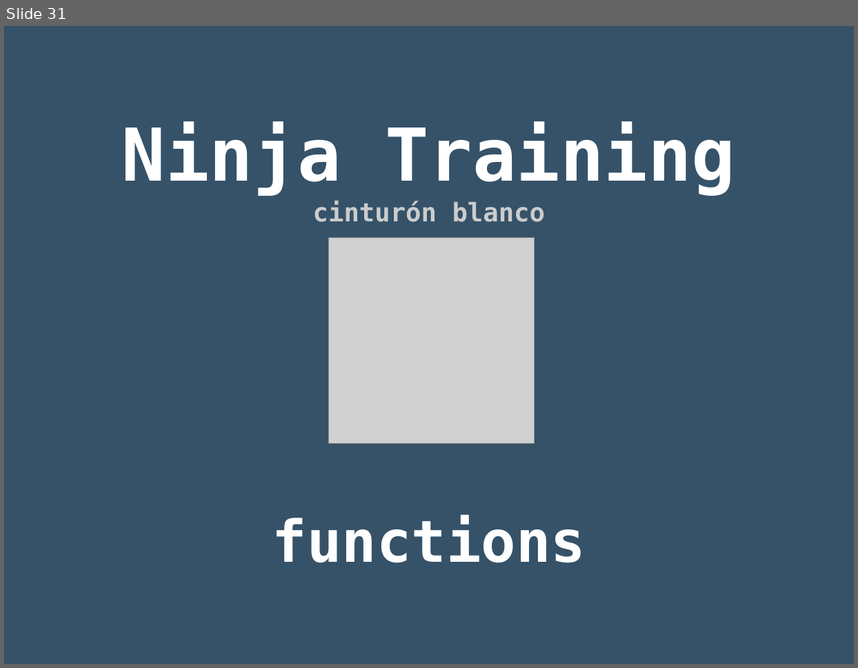
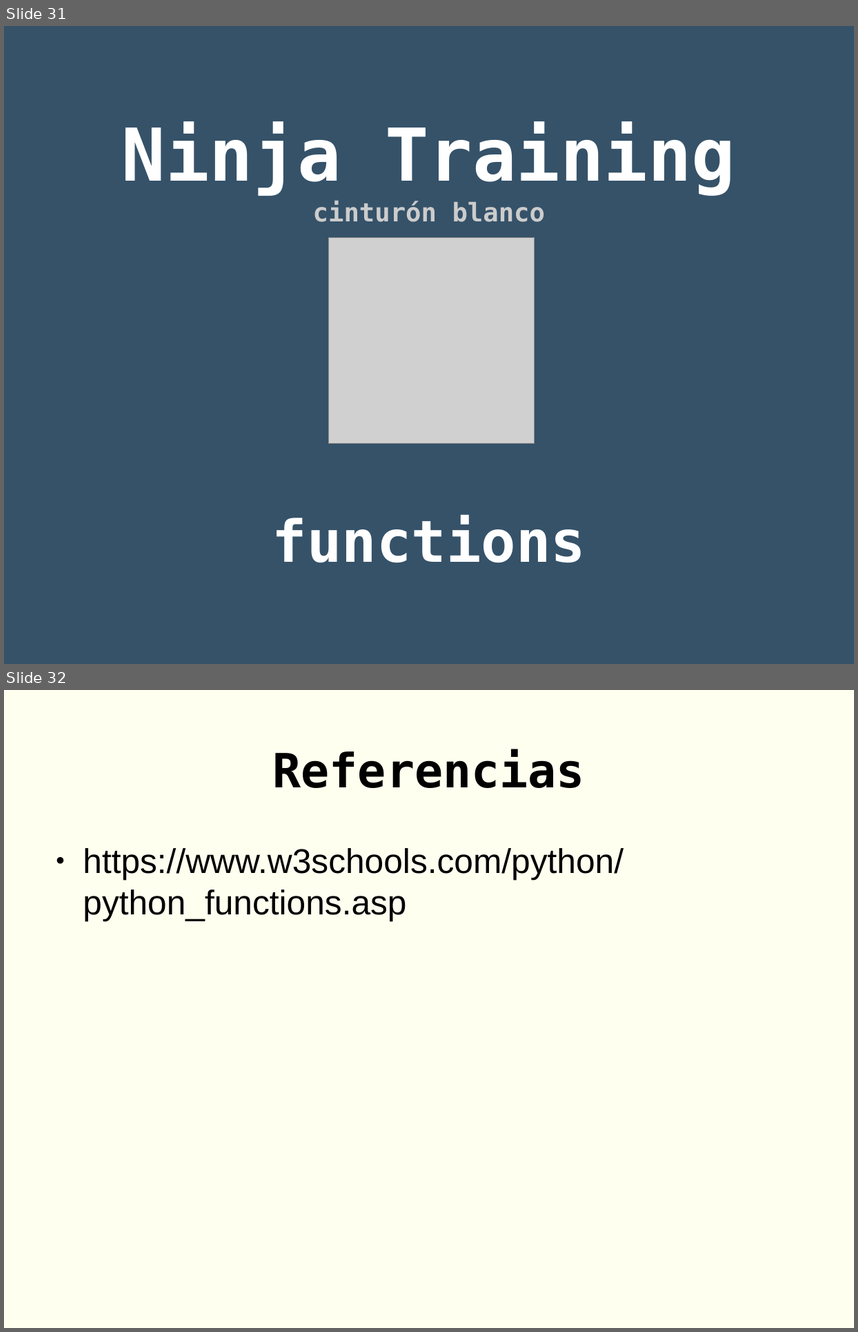
Before and after one commit to rgmf/dwes, a slide deck: unidades/01_introduccion_a_python/presentacion/07_funciones.odp. Shown one above the other, each under a label of ours: slide 31 before the commit, slides 31 and 32 after it. The pictures are 858x668 and 858x1332 pixels, drawn with LibreOffice and Linux fonts; fonts in the diff are those of the drawing; grey boxes stand for pictures. Boxes give left, top, right and bottom in pixels: in the first picture for what was removed or moved away, otherwise in the second. Text is boxed around its words. In the diff, an @@ line names an element or a change of style, - is before the commit and + after.

Commit message:
WIP: added reference in the functions presentation.

```diff
--- a/unidades/01_introduccion_a_python/presentacion/07_funciones.odp
+++ b/unidades/01_introduccion_a_python/presentacion/07_funciones.odp
@@ slide 32 added at <box>4,690,854,1328</box>, background #FFFFF0 @@
@@ title added at <box>273,749,585,788</box>, 44 pt, text #000000, bold @@
+Referencias
@@ text added at <box>83,848,624,921</box>, 32 pt, text #000000 @@
+● https://www.w3schools.com/python/python_functions.asp
```
Also in this commit, not shown: 1 slide removed.
